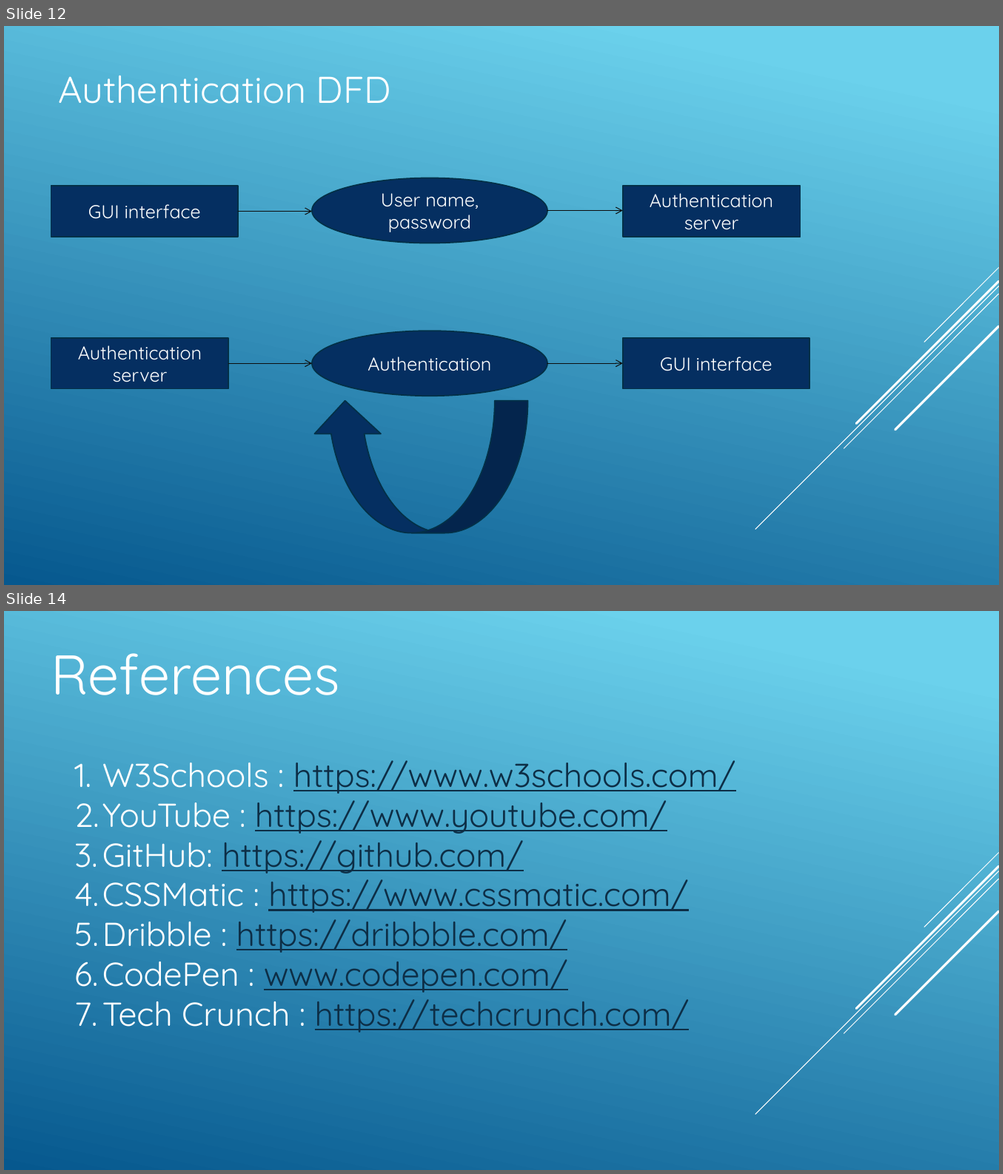
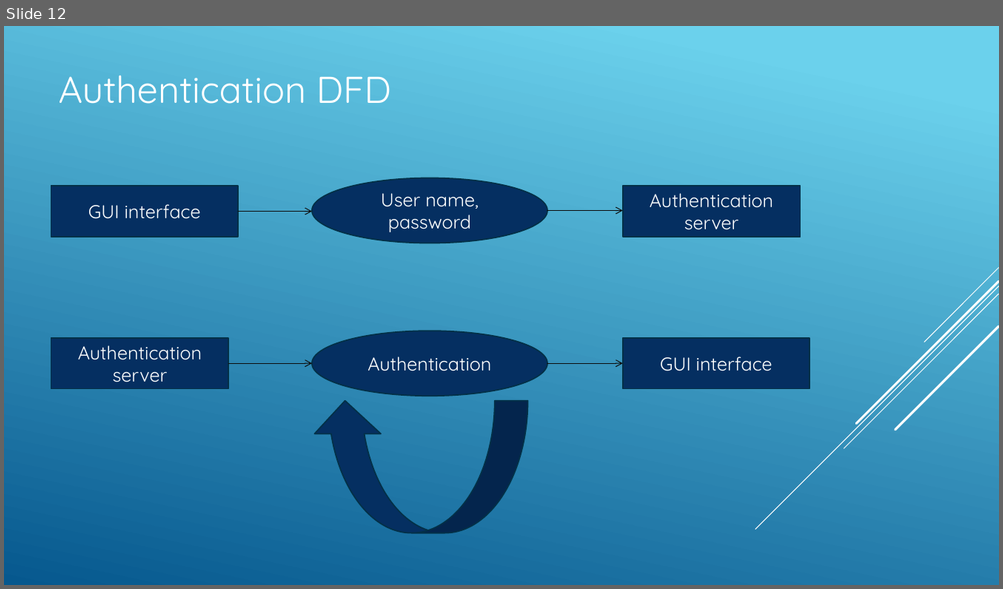
Before and after one commit to DSujitKumar/PaathShala, a slide deck: Paathsala.pptx. Shown one above the other, each under a label of ours: slides 12 and 14 before the commit, slide 12 after it; the slides between them are not shown. The pictures are 1003x1174 and 1003x589 pixels, drawn with LibreOffice and Linux fonts; fonts in the diff are those of the drawing. Boxes give left, top, right and bottom in pixels: in the first picture for what was removed or moved away, otherwise in the second. Text is boxed around its words. In the diff, an @@ line names an element or a change of style, - is before the commit and + after.

```diff
--- a/Paathsala.pptx
+++ b/Paathsala.pptx
@@ slide 14 removed at (4,611,999,1170), background gradient #6ED2EB to #06588E; not listed: 5 template elements that a slide beside it also shows @@
@@ text removed at (51,653,341,695) @@
-References
@@ text removed at (74,760,735,1033) @@
-1. W3Schools : https://www.w3schools.com/
-2. YouTube : https://www.youtube.com/
-3. GitHub: https://github.com/
-4. CSSMatic : https://www.cssmatic.com/
-5. Dribble : https://dribbble.com/
-6. CodePen : www.codepen.com/
-7. Tech Crunch : https://techcrunch.com/
```
Also in this commit, not shown: 4 slides changed.
